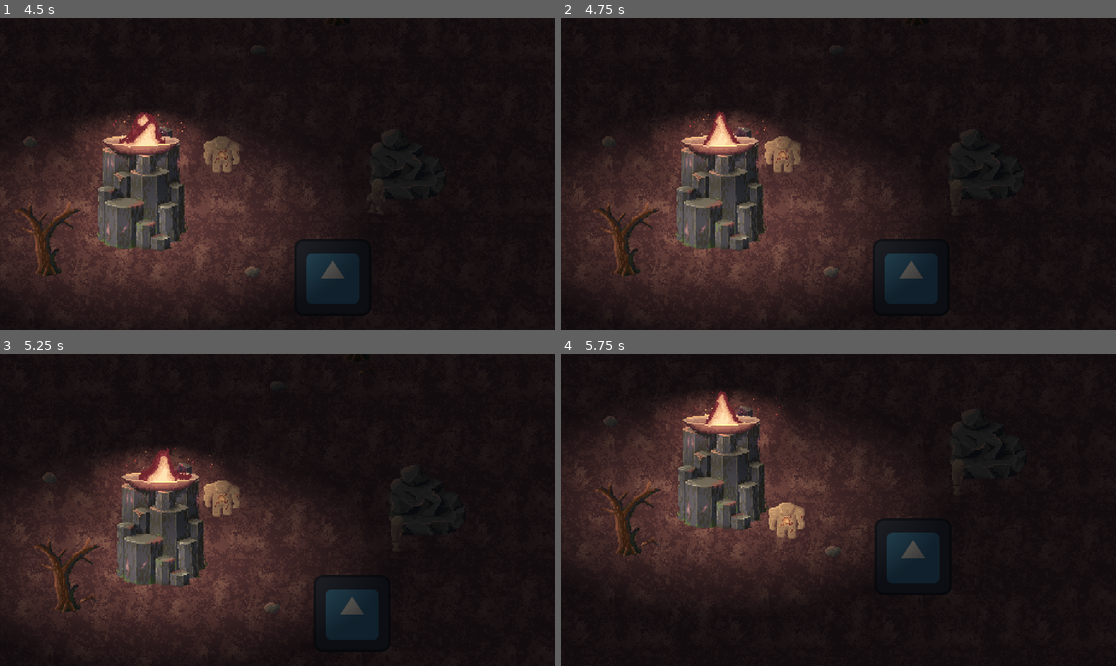
Above: before the commit, frames 1-4 (two rows, left to right).
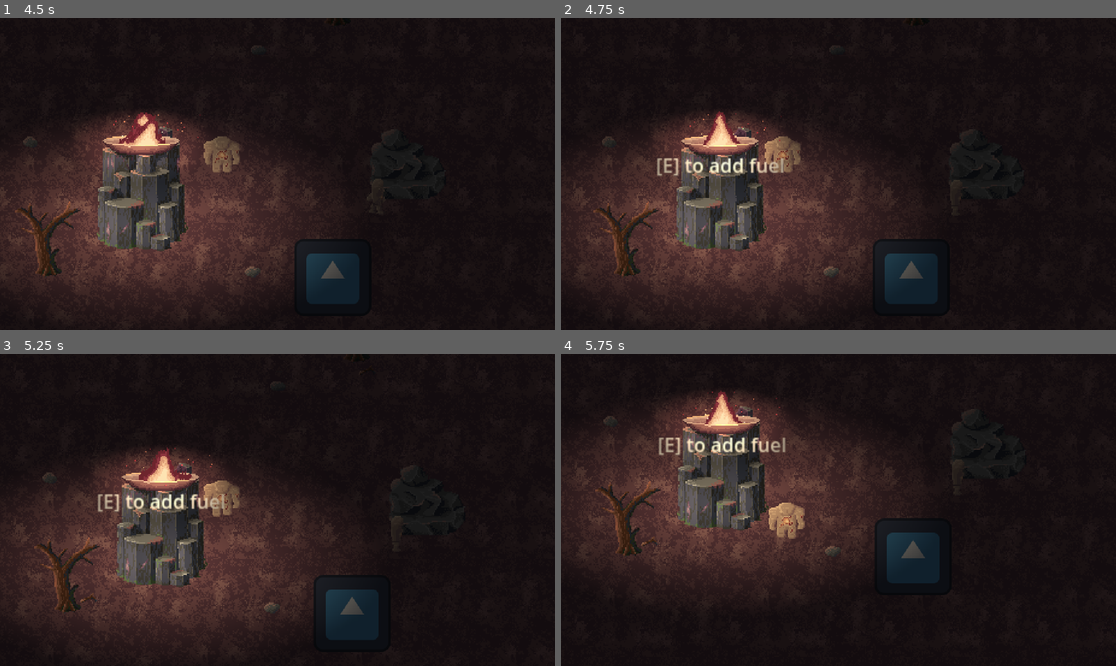
Above: after the commit, the same moments.

Repository: ShadowDragon5/eclipse
Game: Godot game, scene res://scenes/world.tscn
The game is run twice, just before and just after one commit, with the same random seed, the same clock (stepped at 60 frames per second) and the same inputs. The engine's default icon, where the game draws it, is replaced by a stand-in: a white triangle on a blue panel in a dark square.
Inputs (mouse positions are in pixels of both pictures, inside the frame that each line leads up to):
- Up to frame 1 (4.5 s): move the mouse to (399, 158) at 0.52 s; hold Right (ui_right) 0.53-1.25 s; hold E (interact) 0.53-1.25 s; click (399, 158) at 0.67 s; drag from (166, 189) to (61, 230) at 1.27 s; move the mouse to (333, 105) at 2.02 s; hold Right (ui_right) 2.03-2.75 s; hold E (interact) 2.03-2.75 s; tap Tab (swap_body) at 2.1 s; drag from (249, 236) to (61, 130) at 2.77 s; move the mouse to (444, 220) at 3.52 s; hold Left (ui_left) 3.53-4.25 s; hold E (interact) 3.53-4.25 s; drag from (111, 127) to (16, 273) at 4.27 s
- Up to frame 2 (4.75 s): no input
- Up to frame 3 (5.25 s): move the mouse to (305, 510) at 5.02 s; hold Down (ui_down) from 5.03 s (still down); hold E (interact) from 5.03 s (still down); click (305, 510) at 5.17 s
- Up to frame 4 (5.75 s): keep holding Down (ui_down); keep holding E (interact)

Frame 1 is identical in both runs. In frame 2, 0.6% of the frame differs, in the area x 17-41%, y 44-51%; in frame 3, 0.6%; in frame 4, 0.6%, in the area x 17-41%, y 26-33%.
Error before the commit: Invalid call. Nonexistent function 'Node2D(craftingCircle.gd)::_on_interact3 (Callable)'. (res://scripts/interaction_manager.gd:44)

Commit message:
Finished crafting recepies in circle

Diff:
--- a/scenes/crafting_circle.tscn
+++ b/scenes/crafting_circle.tscn
@@ -1,6 +1,6 @@
 [gd_scene load_steps=7 format=3 uid="uid://d0fwl6laugvmn"]
 
-[ext_resource type="Script" path="res://craftingCircle.gd" id="1_5ld6f"]
+[ext_resource type="Script" path="res://scripts/craftingCircle.gd" id="1_jackj"]
 [ext_resource type="Resource" uid="uid://4nx5kd7k2www" path="res://inventory/items/wood.tres" id="2_q178v"]
 [ext_resource type="Texture2D" uid="uid://ckhfn3lthiwcg" path="res://icon.svg" id="2_rvqoc"]
 [ext_resource type="PackedScene" uid="uid://dnm3rhrapnk6r" path="res://interactioin/interaction area/interaction_area.tscn" id="3_1d7wr"]
@@ -10,7 +10,7 @@
 radius = 64.0
 
 [node name="CraftingCircle" type="Node2D"]
-script = ExtResource("1_5ld6f")
+script = ExtResource("1_jackj")
 crafts = Array[String](["head", "arms", "body", "legs", "axe", "pick", "wood", "rock"])
 wood_item = ExtResource("2_q178v")
 rock_item = ExtResource("3_m6gqa")
--- a/craftingCircle.gd
+++ b/scripts/craftingCircle.gd
@@ -3,6 +3,10 @@
 @onready var interaction_area: InteractionArea = $InteractionArea
 
 @export var crafts:Array[String]
+@export var head_item: InvItem
+@export var arms_item: InvItem
+@export var body_item: InvItem
+@export var legs_item: InvItem
 @export var wood_item: InvItem
 @export var rock_item: InvItem
 
@@ -19,6 +23,55 @@
 	$InteractionAreaPick.interact = Callable(self, "_on_interact6")
 	$InteractionAreaWood.interact = Callable(self, "_on_interact7")
 	$InteractionAreaRock.interact = Callable(self, "_on_interact8")
+
+
+func _on_interact1():
+	if Globals.get("player").has_item(head_item):
+		print("You can only carry one extra head")
+		return
+
+	if wood_count >= 0 && rock_count >= 3:
+		Globals.get("player").collect(head_item)
+		wood_count -= 0
+		rock_count -= 3
+	else:
+		print("missing materials")
+
+func _on_interact2():
+	if Globals.get("player").has_item(arms_item):
+		print("You can only carry one extra set of arms")
+		return
+
+	if wood_count >= 0 && rock_count >= 2:
+		Globals.get("player").collect(arms_item)
+		wood_count -= 0
+		rock_count -= 2
+	else:
+		print("missing materials")
+
+func _on_interact3():
+	if Globals.get("player").has_item(body_item):
+		print("You can only carry one extra torso")
+		return
+
+	if wood_count >= 0 && rock_count >= 4:
+		Globals.get("player").collect(body_item)
+		wood_count -= 0
+		rock_count -= 4
+	else:
+		print("missing materials")
+
+func _on_interact4():
+	if Globals.get("player").has_item(legs_item):
+		print("You can only carry one extra set of legs")
+		return
+
+	if wood_count >= 0 && rock_count >= 2:
+		Globals.get("player").collect(legs_item)
+		wood_count -= 0
+		rock_count -= 2
+	else:
+		print("missing materials")
 
 func _on_interact5():
 	if Globals.get("player").has_axe():
